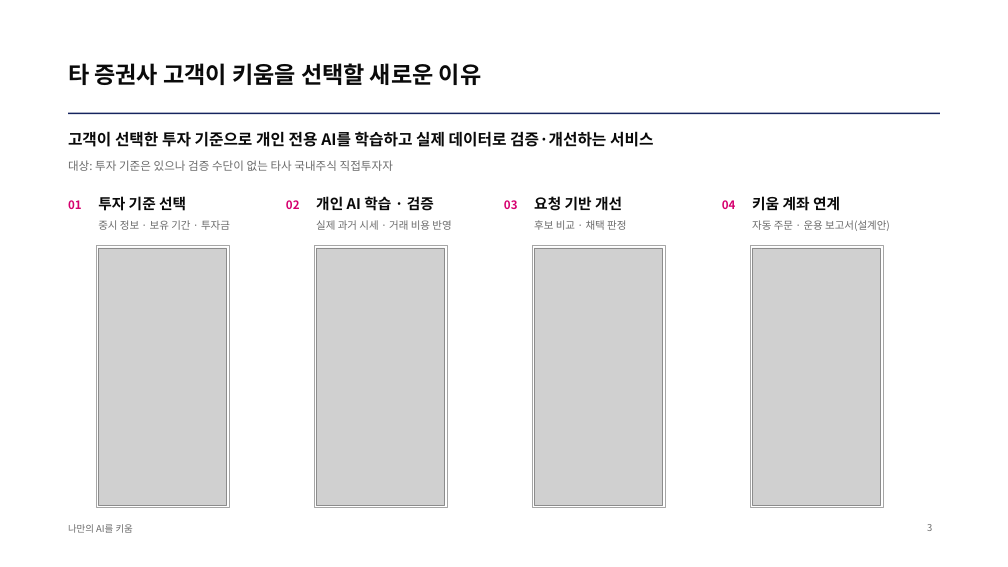
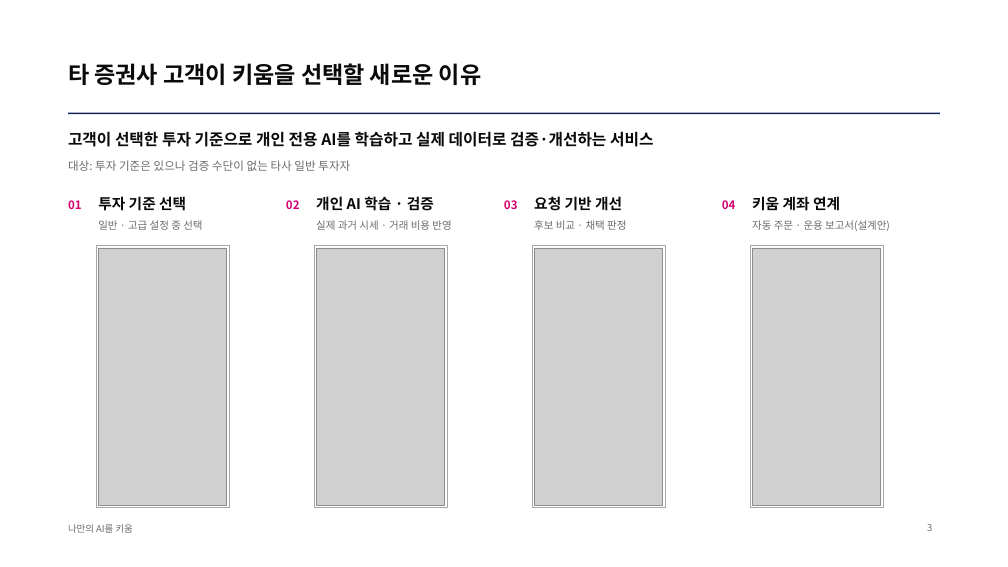
Before and after one commit to kjhoeakjy/why-kw, a slide deck: slide 3 of docs/deck/WhyKiwoom_AI_FACTORY.pptx. Drawn at 1008x567 pixels with LibreOffice and Linux fonts; fonts in the diff are those of the drawing; grey boxes stand for pictures. Boxes give left, top, right and bottom in pixels: in the first picture for what was removed or moved away, otherwise in the second. Text is boxed around its words. In the diff, an @@ line names an element or a change of style, - is before the commit and + after.

```diff
--- a/docs/deck/WhyKiwoom_AI_FACTORY.pptx
+++ b/docs/deck/WhyKiwoom_AI_FACTORY.pptx
@@ text at box(68, 160, 350, 171): text changed @@
-대상: 투자 기준은 있으나 검증 수단이 없는 타사 국내주식 직접투자자
+대상: 투자 기준은 있으나 검증 수단이 없는 타사 일반 투자자
@@ text at box(98, 220, 202, 230): text changed @@
-중시 정보 · 보유 기간 · 투자금
+일반 · 고급 설정 중 선택
```
Also in this commit, not shown: 1 other slide changed, 9 other files.
